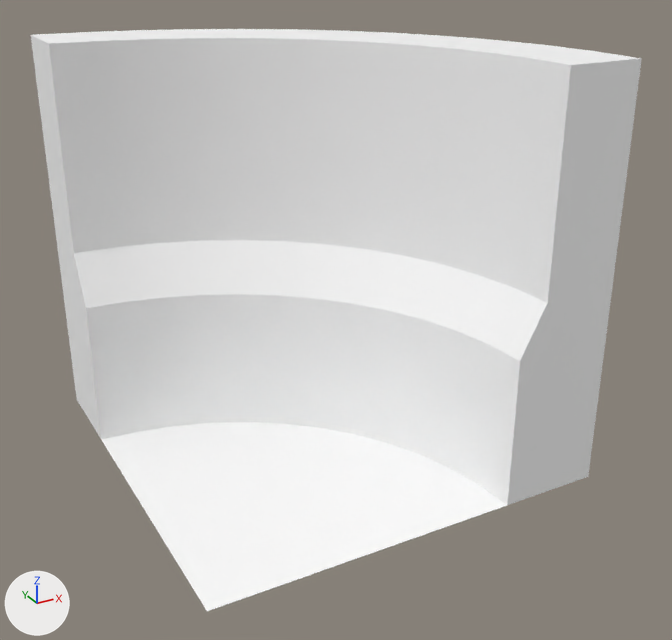
The FBX model Assets/Art/Environment/Containing/Models/Env_Ctn_Wall_Large_Corner_Outside_CW.fbx as it was, and as the next commit left it.
Camera for both pictures: a 50 mm camera at (-2.96, -2.81, 2.55) aimed at (-0.96, 0.84, 0.72). Arrows for +X, +Y and +Z are at lower left; the lights stay in place. Where no turn or scale is listed for an object, it has been applied to the vertices.

Objects in the first picture: 'Floor_Edge_Large_Corner_Outside', 'Wall_Large_Corner_Outside', 'Wall_Large_Corner_Outside_Top'.
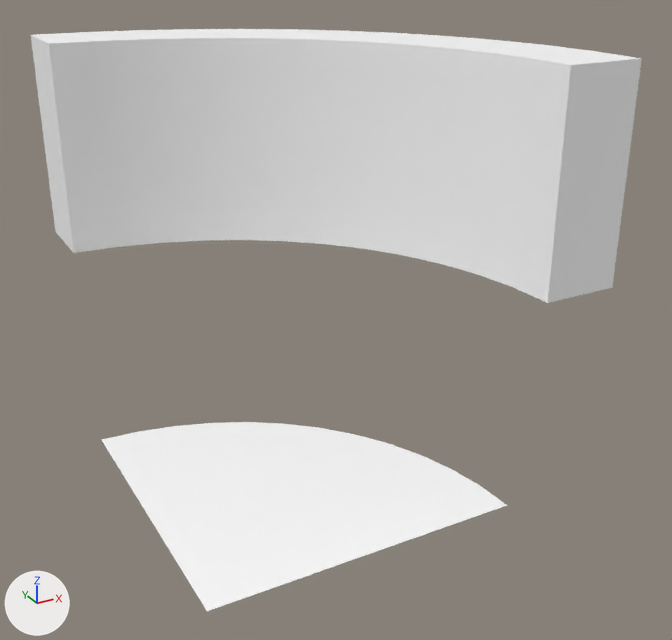
The change, as a diff of the scene's bpy script:
```diff
--- a/Assets/Art/Environment/Containing/Models/Env_Ctn_Wall_Large_Corner_Outside_CW.fbx.py
+++ b/Assets/Art/Environment/Containing/Models/Env_Ctn_Wall_Large_Corner_Outside_CW.fbx.py
@@ ob_wall_large_corner_outside @@
-ob_wall_large_corner_outside = bpy.data.objects.new('Wall_Large_Corner_Outside', me_mesh_001)
-ob_wall_large_corner_outside.location = (0.0, 0.0, 0.0)
```

What differs and where, as boxes [x1, y1, x2, y2] in the pictures (672 x 640 px):
'Wall_Large_Corner_Outside', deleted
    before: [56, 233, 612, 505]
